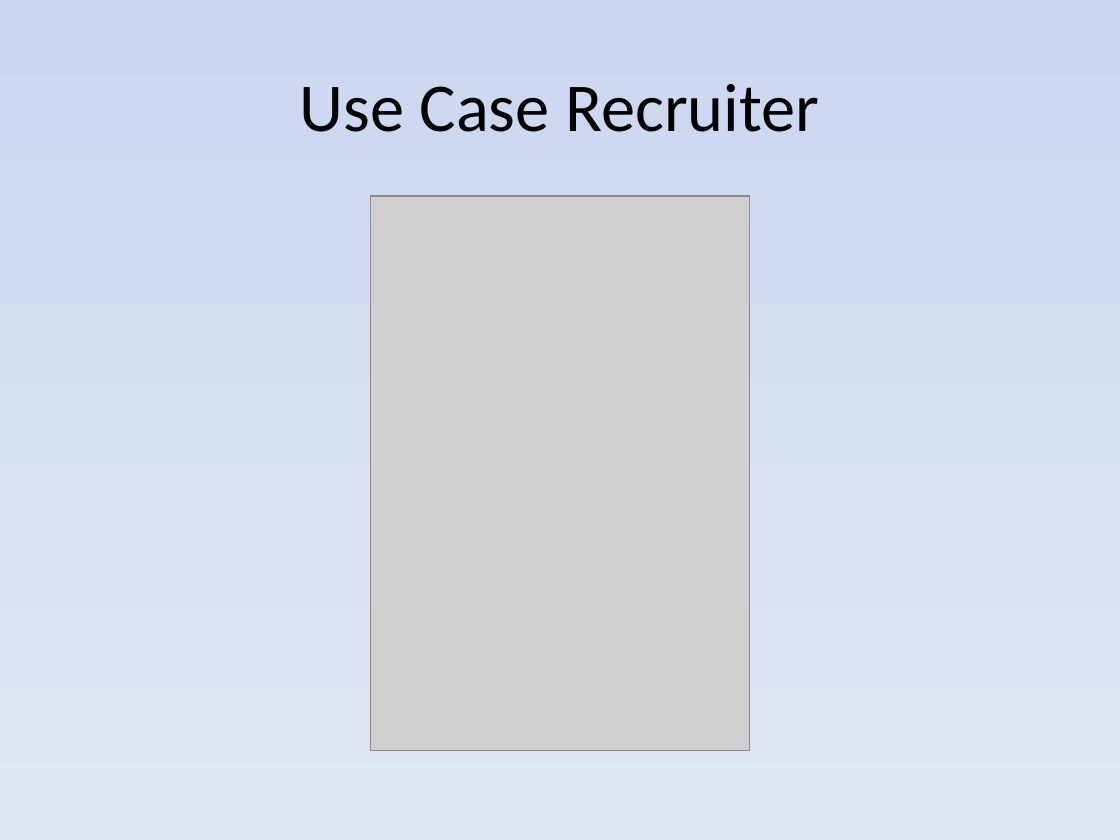
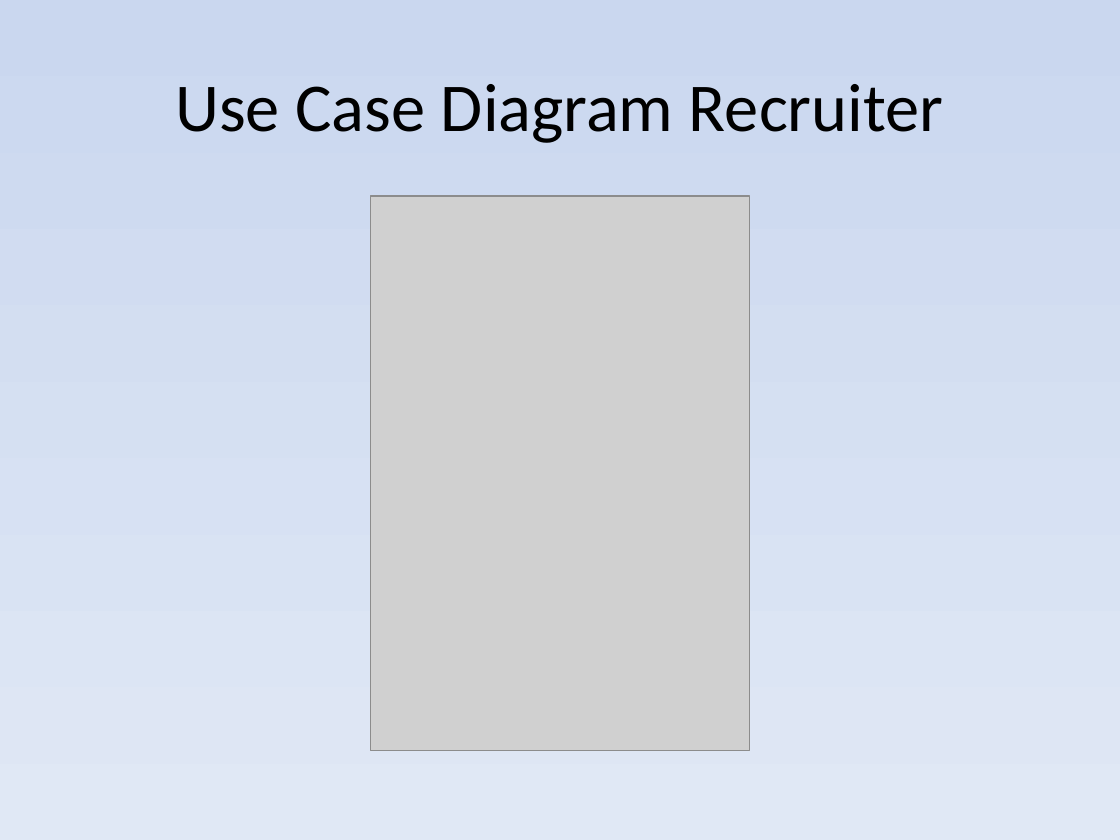
Before and after one commit to Tirthpatel810/cprs, a slide deck: slide 8 of docs/MCA_Mini_Project.pptx (slide 9 before the commit). Drawn at 1120x840 pixels with LibreOffice and Linux fonts; fonts in the diff are those of the drawing; grey boxes stand for pictures. Boxes give left, top, right and bottom in pixels: in the first picture for what was removed or moved away, otherwise in the second. Text is boxed around its words. In the diff, an @@ line names an element or a change of style, - is before the commit and + after.

```diff
--- a/docs/MCA_Mini_Project.pptx
+++ b/docs/MCA_Mini_Project.pptx
@@ title at [175,84,943,143]: text changed @@
-Use Case Recruiter
+Use Case Diagram Recruiter
```
Also in this commit, not shown: 10 other slides changed, 4 slides added, 4 slides removed, 10 other files.
